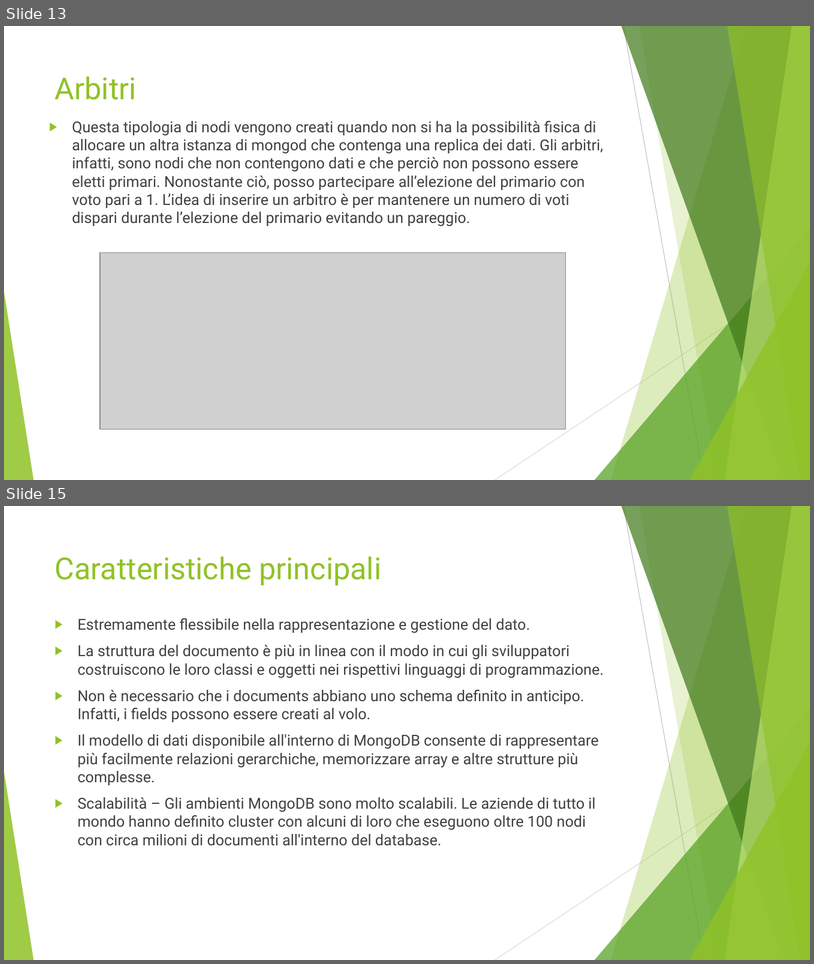
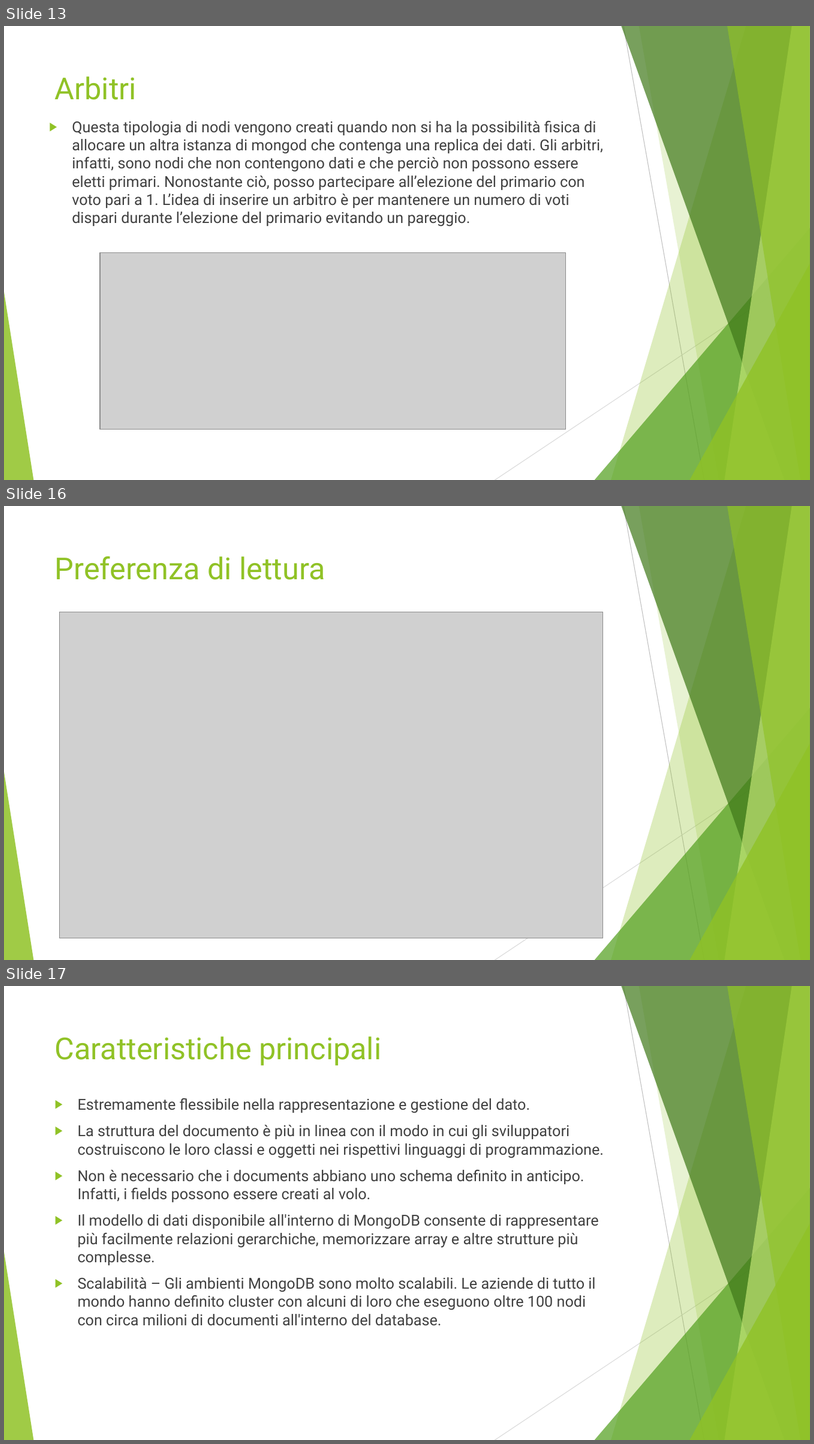
Before and after one commit to Buzzolan/VeronaCardMongoDB, a slide deck: Presentazione_progetto.pptx. Shown one above the other, each under a label of ours: slides 13 and 15 before the commit, slides 13, 16 and 17 after it; the slides between them are not shown. The pictures are 814x964 and 814x1444 pixels, drawn with LibreOffice and Linux fonts; fonts in the diff are those of the drawing; grey boxes stand for pictures. Boxes give left, top, right and bottom in pixels: in the first picture for what was removed or moved away, otherwise in the second. Text is boxed around its words. In the diff, an @@ line names an element or a change of style, - is before the commit and + after.

```diff
--- a/Presentazione_progetto.pptx
+++ b/Presentazione_progetto.pptx
@@ slide 16 added at bbox=[4, 506, 810, 960], background #FFFFFF; not listed: 10 template elements that a slide beside it also shows @@
@@ title added at bbox=[55, 556, 325, 580], 36 pt, text #90C226 @@
+Preferenza di lettura
@@ picture added at bbox=[60, 612, 603, 938] @@
@@ what was slide 15 is now slide 17 @@
```
Also in this commit, not shown: 1 slide changed, 2 other slides added, 1 slide removed, 2 other files.
